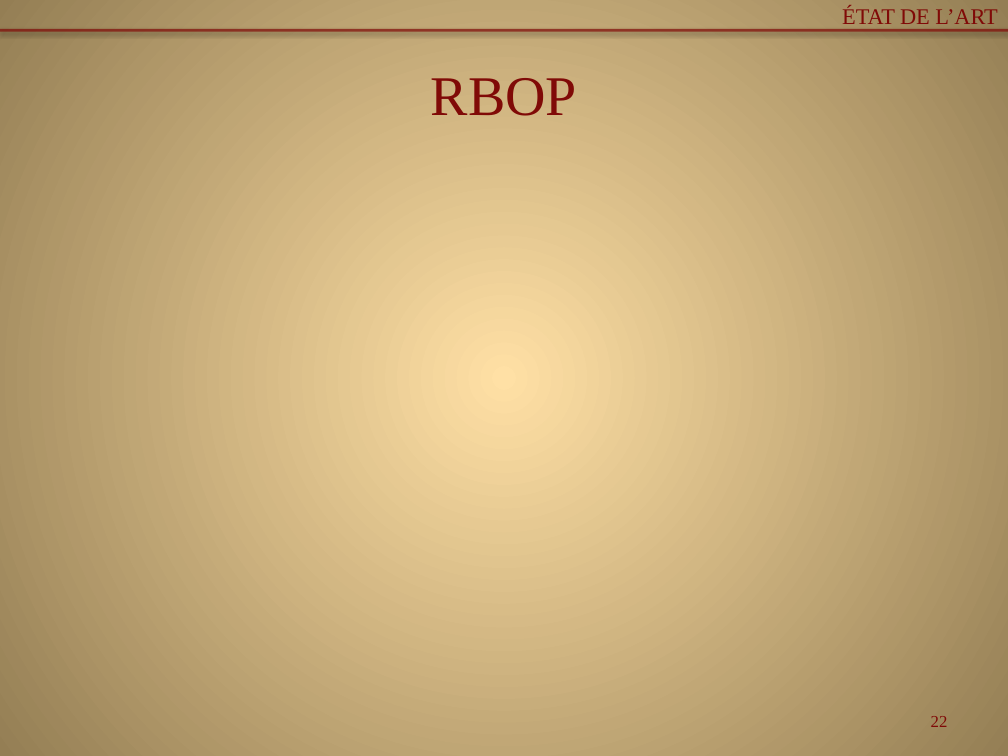
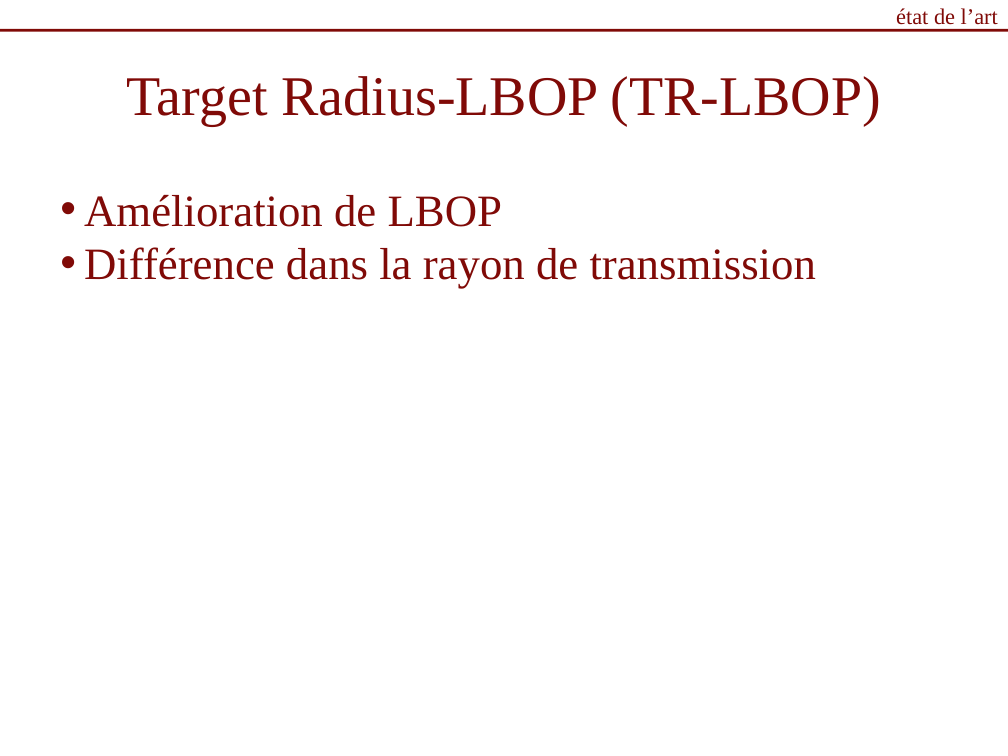
Before and after one commit to Patre/Energy-saving-in-sensors--networks, a slide deck: slide 26 of Redaction/pres.pptx (slide 22 before the commit). Drawn at 1008x756 pixels with LibreOffice and Linux fonts; fonts in the diff are those of the drawing. Boxes give left, top, right and bottom in pixels: in the first picture for what was removed or moved away, otherwise in the second. Text is boxed around its words. In the diff, an @@ line names an element or a change of style, - is before the commit and + after.

```diff
--- a/Redaction/pres.pptx
+++ b/Redaction/pres.pptx
@@ background gradient #FFDFA6 to #957E54 to #FFFFFF @@
@@ text at (x1=896, y1=8, x2=998, y2=25): text changed @@
-ÉTAT DE L’ART
+état de l’art
@@ line (0, 30) - (1008, 30): stroke #800A07 2 pt to #800A07 2.01 pt @@
@@ text at (x1=127, y1=76, x2=881, y2=126): text changed @@
-RBOP
+Target Radius-LBOP (TR-LBOP)
@@ text added at (x1=84, y1=195, x2=816, y2=289), 32 pt, text #800A07 @@
+• Amélioration de LBOP
+• Différence dans la rayon de transmission
@@ page number removed at (x1=931, y1=716, x2=948, y2=727) @@
-22
```
Also in this commit, not shown: 28 other slides changed, 8 slides added, 1 slide removed.
